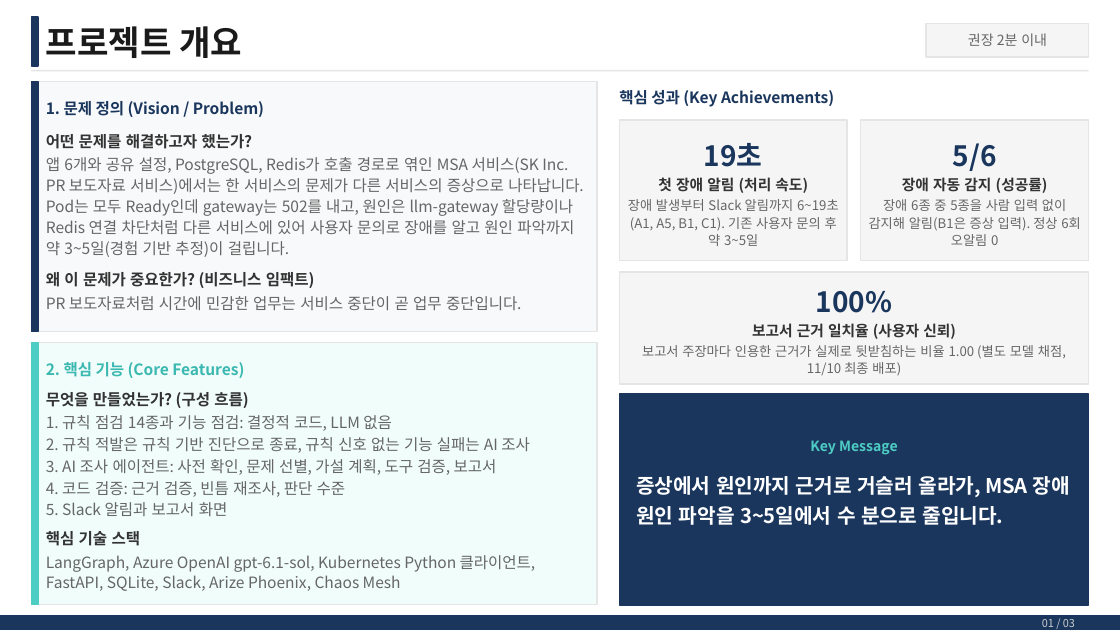
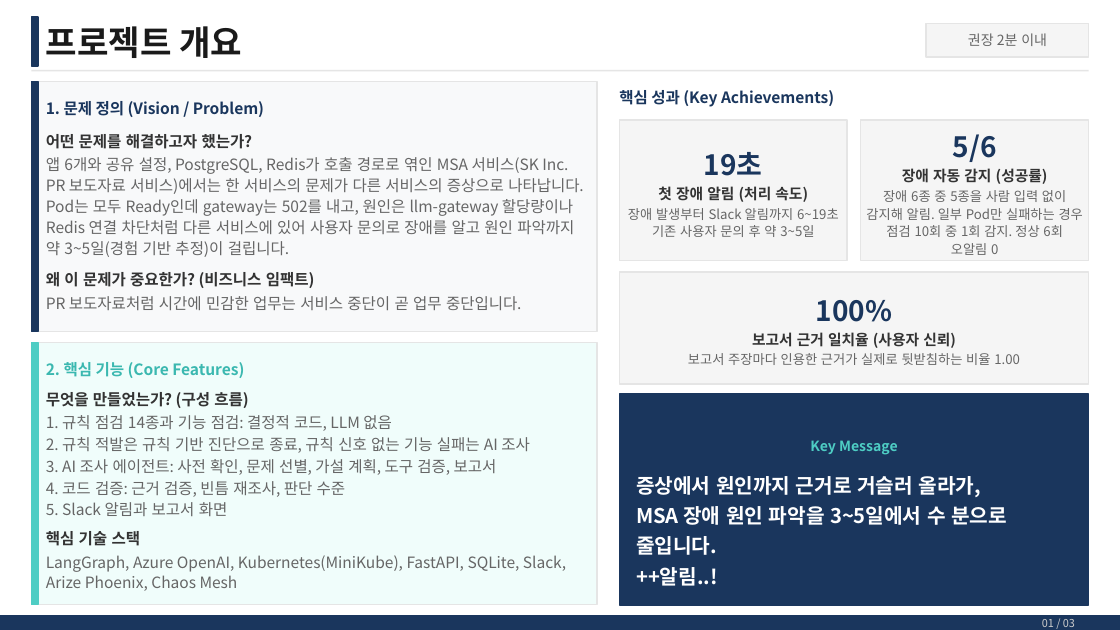
Before and after one commit to skax-jihyeryu/KubeGuardian, a slide deck: slide 2 of docs/산출물/AI_Master_Project_최종발표_류지혜_11791.pptx. Drawn at 1120x630 pixels with LibreOffice and Linux fonts; fonts in the diff are those of the drawing. Boxes give left, top, right and bottom in pixels: in the first picture for what was removed or moved away, otherwise in the second. Text is boxed around its words. In the diff, an @@ line names an element or a change of style, - is before the commit and + after.

```diff
--- a/docs/산출물/AI_Master_Project_최종발표_류지혜_11791.pptx
+++ b/docs/산출물/AI_Master_Project_최종발표_류지혜_11791.pptx
@@ text at (628,208,839,237): text changed @@
-장애 발생부터 Slack 알림까지 6~19초(A1, A5, B1, C1). 기존 사용자 문의 후 약 3~5일
+장애 발생부터 Slack 알림까지 6~19초 기존 사용자 문의 후 약 3~5일
@@ text at (866,190,1083,255): text changed @@
-장애 6종 중 5종을 사람 입력 없이 감지해 알림(B1은 증상 입력). 정상 6회 오알림 0
+장애 6종 중 5종을 사람 입력 없이 감지해 알림. 일부 Pod만 실패하는 경우 점검 10회 중 1회 감지. 정상 6회 오알림 0
@@ text at (688,353,1020,365): text changed @@
-보고서 주장마다 인용한 근거가 실제로 뒷받침하는 비율 1.00 (별도 모델 채점, 11/10 최종 배포)
+보고서 주장마다 인용한 근거가 실제로 뒷받침하는 비율 1.00
@@ text at (636,476,1007,586): text changed @@
-증상에서 원인까지 근거로 거슬러 올라가, MSA 장애 원인 파악을 3~5일에서 수 분으로 줄입니다.
+증상에서 원인까지 근거로 거슬러 올라가,
+MSA 장애 원인 파악을 3~5일에서 수 분으로 줄입니다.
+++알림..!
@@ text at (46,555,566,591): text changed @@
-LangGraph, Azure OpenAI gpt-6.1-sol, Kubernetes Python 클라이언트, FastAPI, SQLite, Slack, Arize Phoenix, Chaos Mesh
+LangGraph, Azure OpenAI, Kubernetes(MiniKube), FastAPI, SQLite, Slack, Arize Phoenix, Chaos Mesh
```
Also in this commit, not shown: 2 other slides changed.
